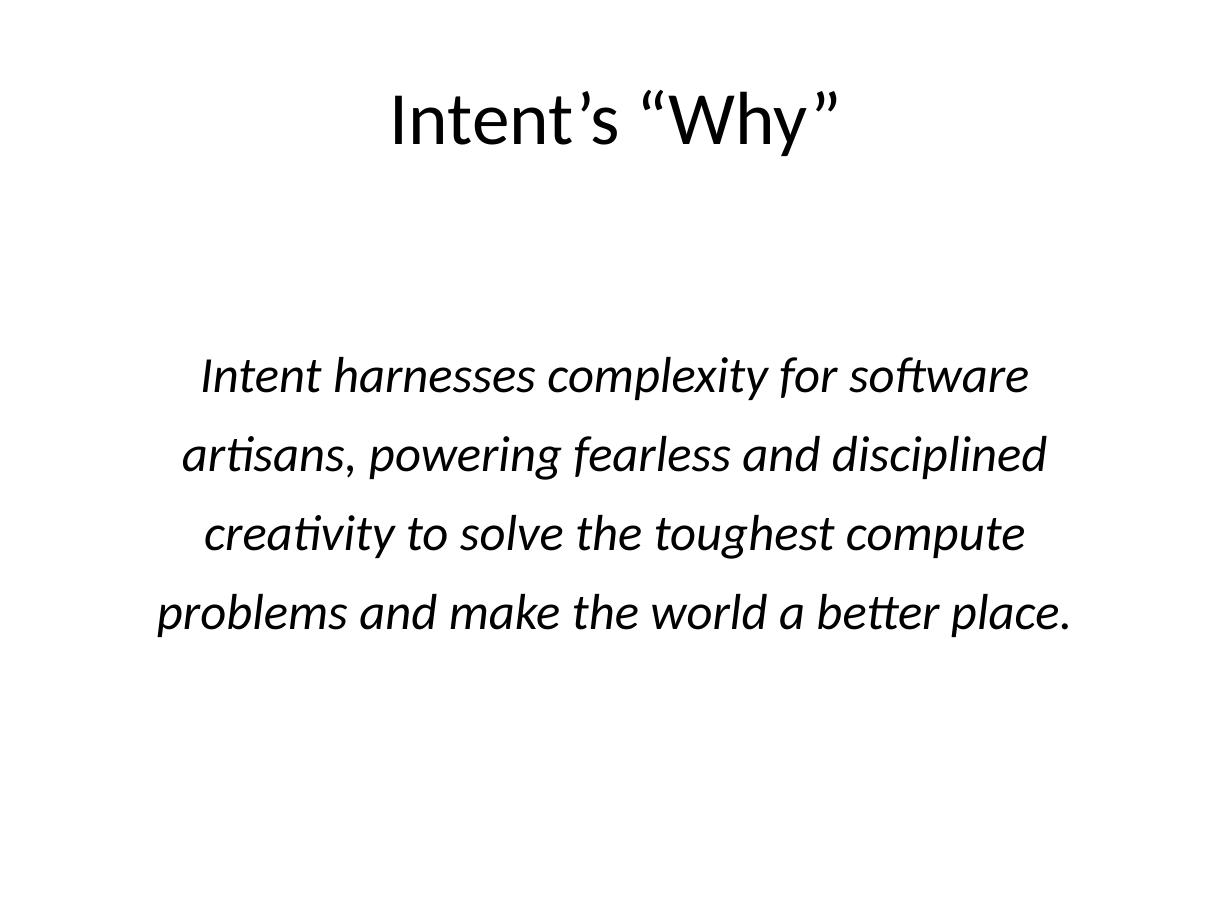
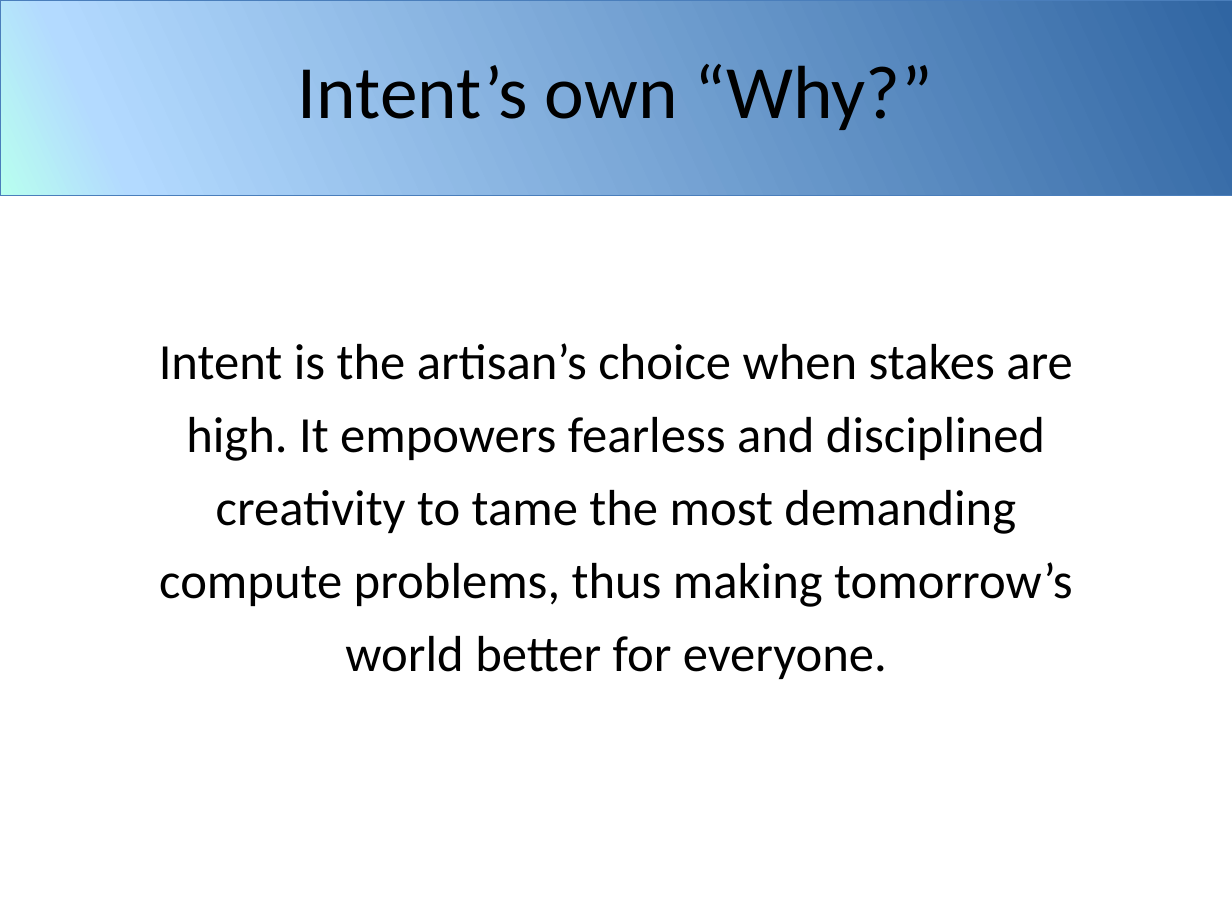
Before and after one commit to mikiec84/intent, a slide deck: slide 6 of assets/introducing-intent.pptx (slide 4 before the commit). Drawn at 1232x924 pixels with LibreOffice and Linux fonts; fonts in the diff are those of the drawing; background and template pictures are left out. Boxes give left, top, right and bottom in pixels: in the first picture for what was removed or moved away, otherwise in the second. Text is boxed around its words. In the diff, an @@ line names an element or a change of style, - is before the commit and + after.

```diff
--- a/assets/introducing-intent.pptx
+++ b/assets/introducing-intent.pptx
@@ rectangle added at (x1=0, y1=0, x2=1232, y2=195), fill gradient #3065A2 to #B3DAFF to #B8FFEF, outline #4B7EBC 0.25 pt @@
@@ rectangle added at (x1=0, y1=0, x2=1232, y2=195), fill gradient #3065A2 to #B3DAFF to #B8FFEF, outline #4B7EBC 0.25 pt @@
@@ title at (x1=298, y1=64, x2=934, y2=130): text changed @@
-Intent’s “Why”
+Intent’s own “Why?”
@@ text at (x1=159, y1=343, x2=1073, y2=679): text changed; italic off @@
-Intent harnesses complexity for software artisans, powering fearless and disciplined creativity to solve the toughest compute problems and make the world a better place.
+Intent is the artisan’s choice when stakes are high. It empowers fearless and disciplined creativity to tame the most demanding compute problems, thus making tomorrow’s world better for everyone.
```
Also in this commit, not shown: 22 other slides changed, 14 slides added, 2 slides removed.
